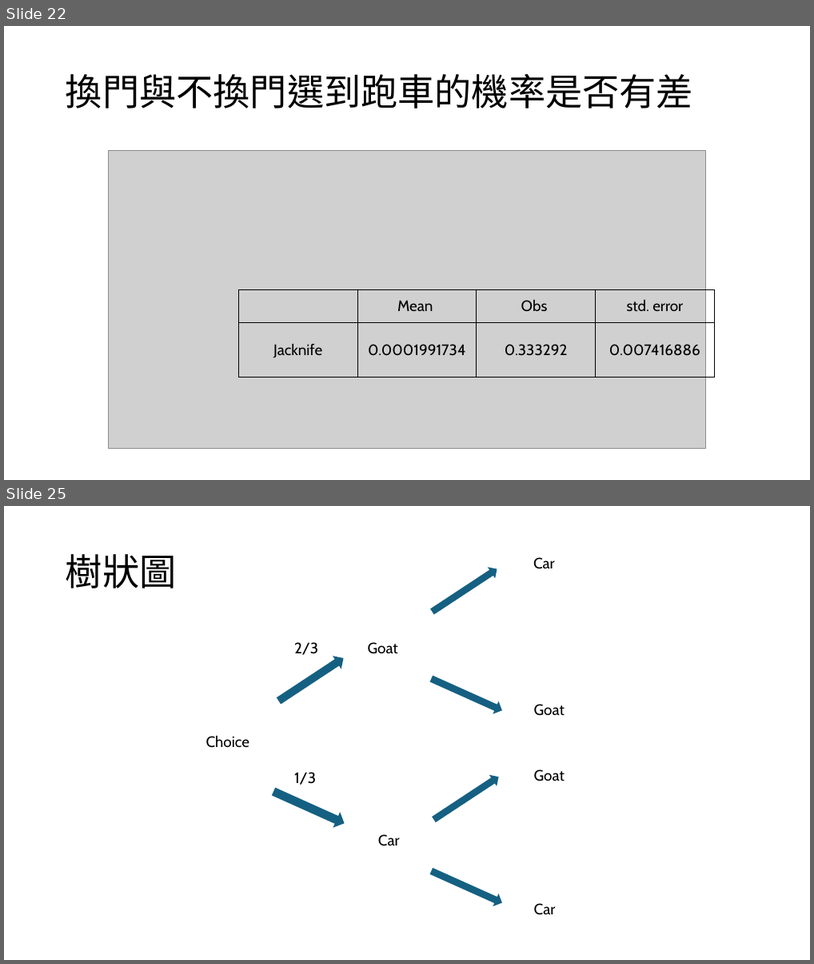
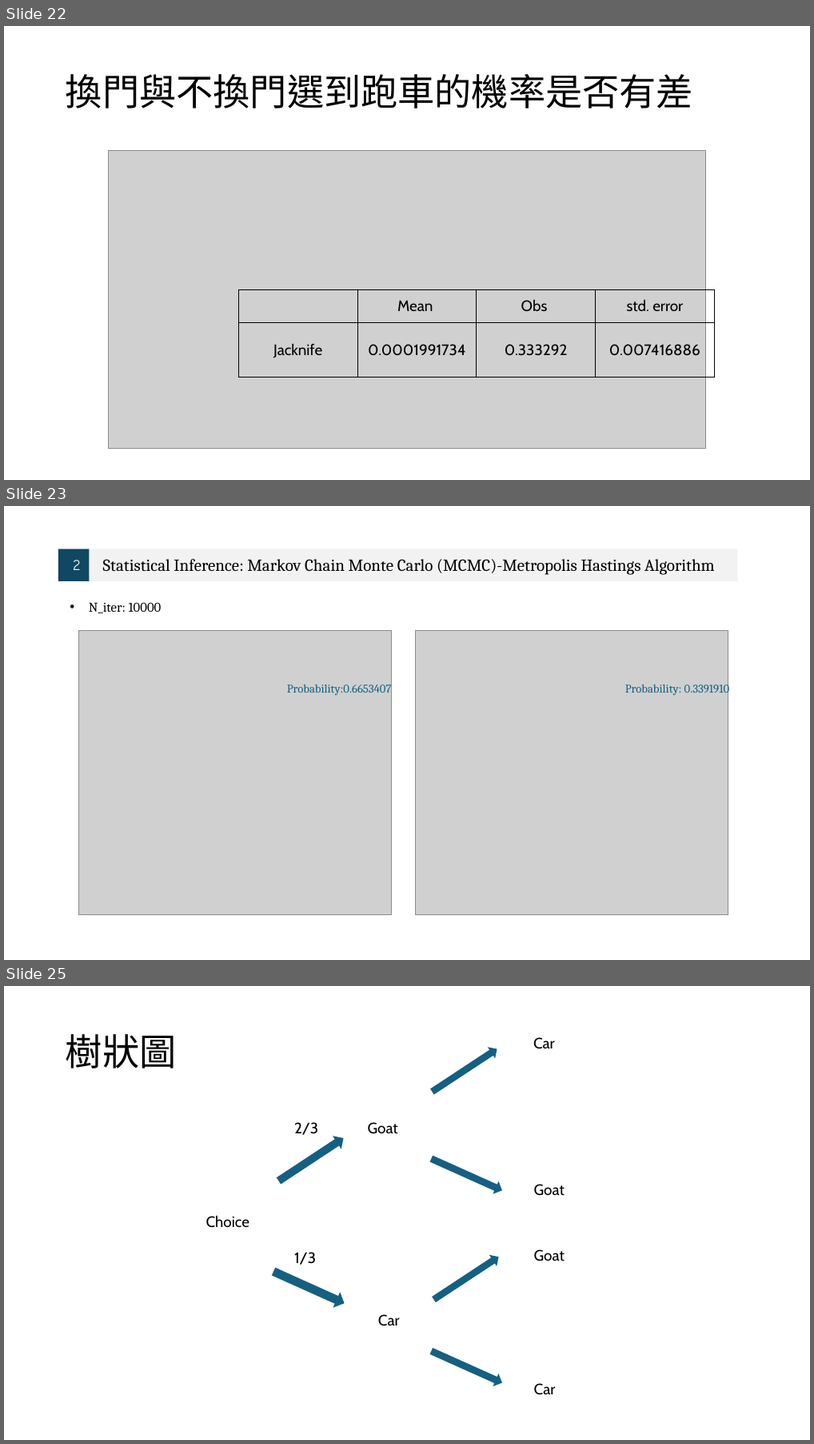
Before and after one commit to Sheena0210/monty-hall-simulation, a slide deck: 統計計算.pptx. Shown one above the other, each under a label of ours: slides 22 and 25 before the commit, slides 22, 23 and 25 after it; the slides between them are not shown. The pictures are 814x964 and 814x1444 pixels, drawn with LibreOffice and Linux fonts; fonts in the diff are those of the drawing; grey boxes stand for pictures. Boxes give left, top, right and bottom in pixels: in the first picture for what was removed or moved away, otherwise in the second. Text is boxed around its words. In the diff, an @@ line names an element or a change of style, - is before the commit and + after.

```diff
--- a/統計計算.pptx
+++ b/統計計算.pptx
@@ slide 23 added at [4, 506, 810, 960], background #FFFFFF @@
@@ group added at [58, 549, 738, 581]: 2 rectangles, 2 texts @@
+2
+Statistical Inference: Markov Chain Monte Carlo (MCMC)-Metropolis Hastings Algorithm
@@ text added at [89, 602, 162, 613], 16 pt, text #000000 @@
+• N_iter: 10000
@@ picture added at [79, 630, 392, 914] @@
@@ picture added at [415, 630, 728, 914] @@
@@ text added at [287, 681, 392, 696], 14 pt, text #156082 @@
+Probability:0.6653407
@@ text added at [626, 681, 730, 696], 14 pt, text #156082 @@
+Probability: 0.3391910
```
Also in this commit, not shown: 1 other slide added, 2 slides removed.
